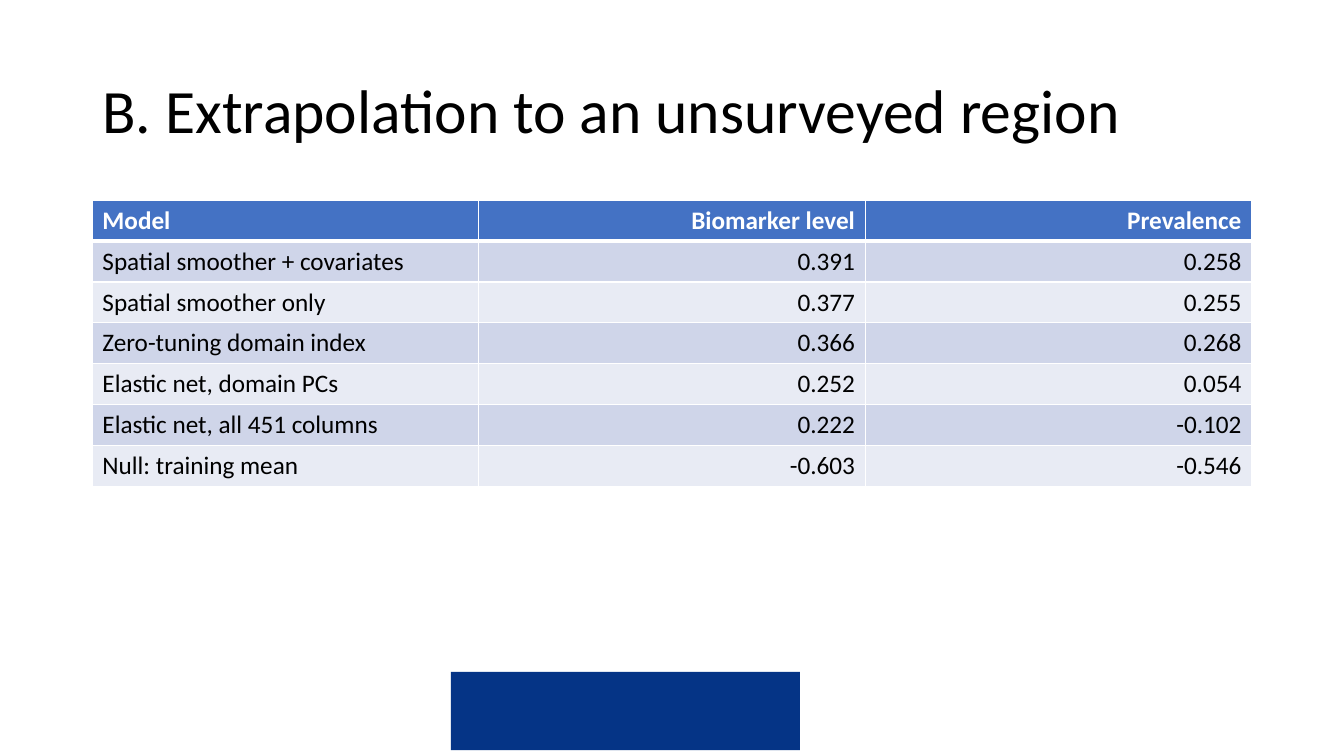
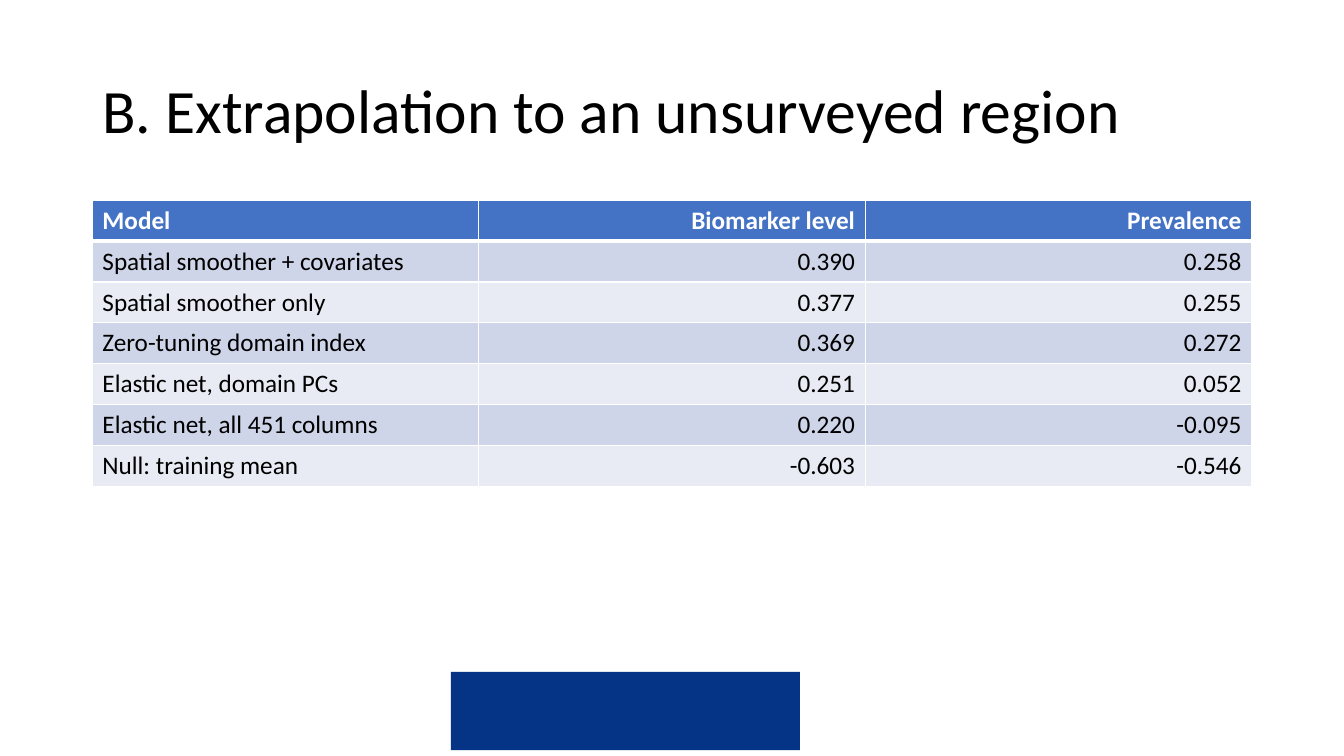
Before and after one commit to amertens/mn-prediction, a slide deck: slide 14 of docs/slides/MN-proxy-Ghana-presentation-2026-09.pptx. Drawn at 1344x756 pixels with LibreOffice and Linux fonts; fonts in the diff are those of the drawing; background and template pictures are left out. Boxes give left, top, right and bottom in pixels: in the first picture for what was removed or moved away, otherwise in the second. Text is boxed around its words. In the diff, an @@ line names an element or a change of style, - is before the commit and + after.

```diff
--- a/docs/slides/MN-proxy-Ghana-presentation-2026-09.pptx
+++ b/docs/slides/MN-proxy-Ghana-presentation-2026-09.pptx
@@ table at (x1=93, y1=201, x2=1251, y2=680) @@
-row 2, column 2: 0.391
+row 2, column 2: 0.390
-row 4, column 2: 0.366
+row 4, column 2: 0.369
-row 4, column 3: 0.268
+row 4, column 3: 0.272
-row 5, column 2: 0.252
+row 5, column 2: 0.251
-row 5, column 3: 0.054
+row 5, column 3: 0.052
-row 6, column 2: 0.222
+row 6, column 2: 0.220
-row 6, column 3: -0.102
+row 6, column 3: -0.095
```
Also in this commit, not shown: 7 other slides changed, 55 other files.
